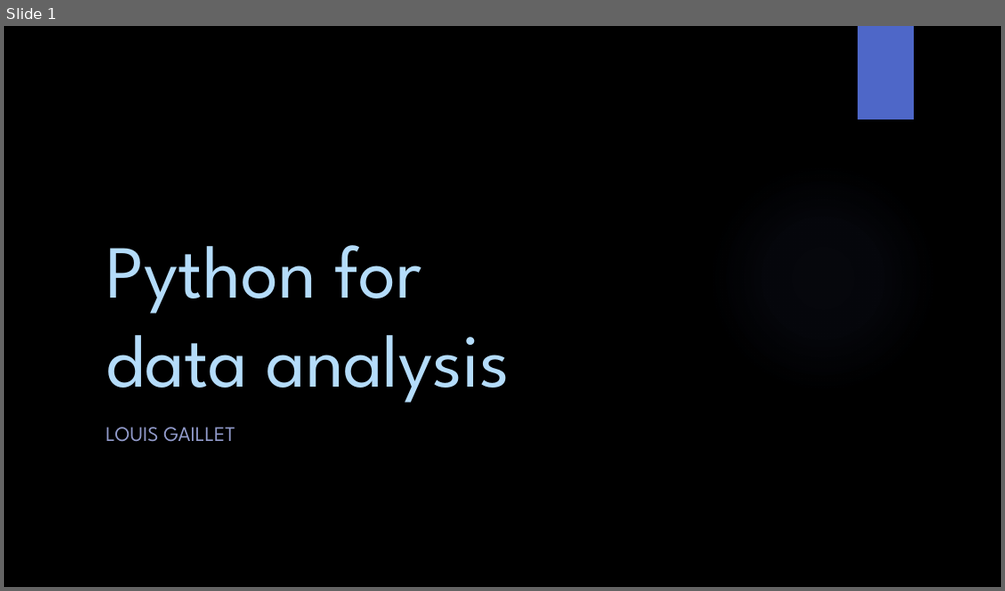
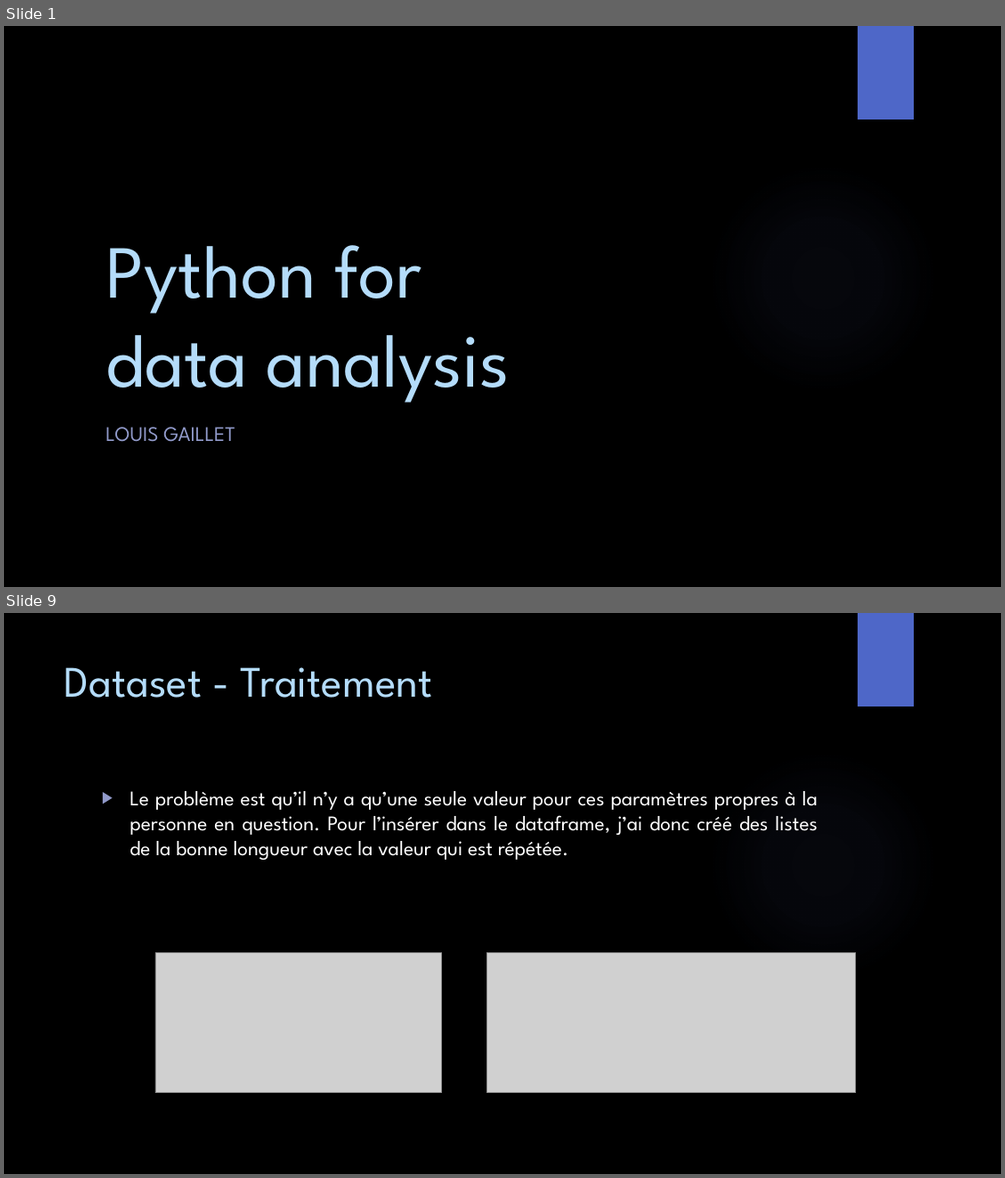
Before and after one commit to GailletLouis/Python_for_data_analysis, a slide deck: presentation.pptx. Shown one above the other, each under a label of ours: slide 1 before the commit, slides 1 and 9 after it; the slides between them are not shown. The pictures are 1005x591 and 1005x1178 pixels, drawn with LibreOffice and Linux fonts; fonts in the diff are those of the drawing; grey boxes stand for pictures; background and template pictures are left out. Boxes give left, top, right and bottom in pixels: in the first picture for what was removed or moved away, otherwise in the second. Text is boxed around its words. In the diff, an @@ line names an element or a change of style, - is before the commit and + after.

```diff
--- a/presentation.pptx
+++ b/presentation.pptx
@@ slide 9 added at <box>4,613,1001,1174</box>, background picture (left out); not listed: 2 template elements that a slide beside it also shows @@
@@ title added at <box>65,667,432,698</box>, 42 pt, text #B4DCFA @@
+Dataset - Traitement
@@ text added at <box>129,791,817,860</box>, 20 pt, text #FFFFFF @@
+▶ Le problème est qu’il n’y a qu’une seule valeur pour ces paramètres propres à la personne en question. Pour l’insérer dans le dataframe, j’ai donc créé des listes de la bonne longueur avec la valeur qui est répétée.
@@ picture added at <box>155,952,442,1093</box> @@
@@ picture added at <box>487,952,856,1093</box> @@
```
Also in this commit, not shown: 2 slides changed, 9 other slides added.
